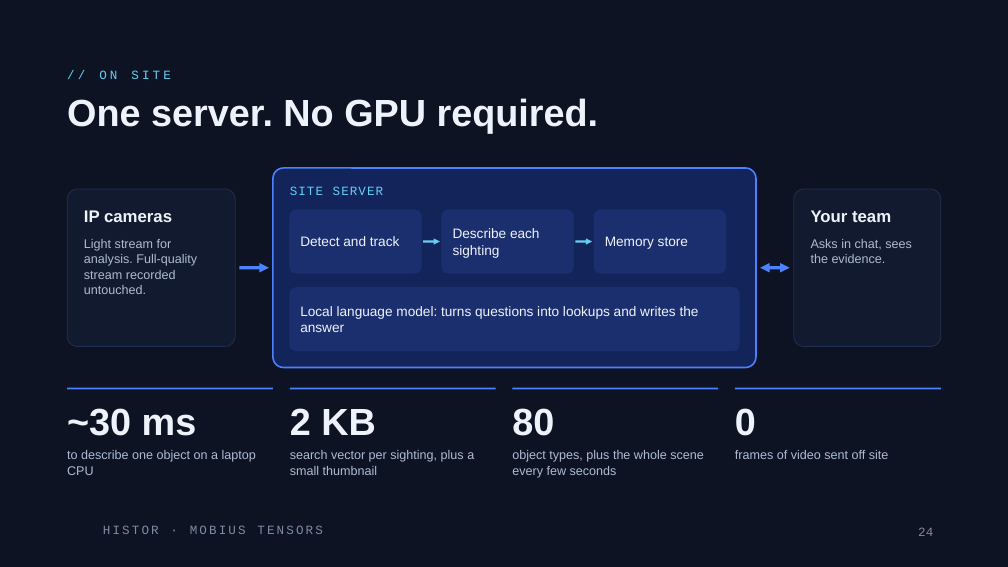
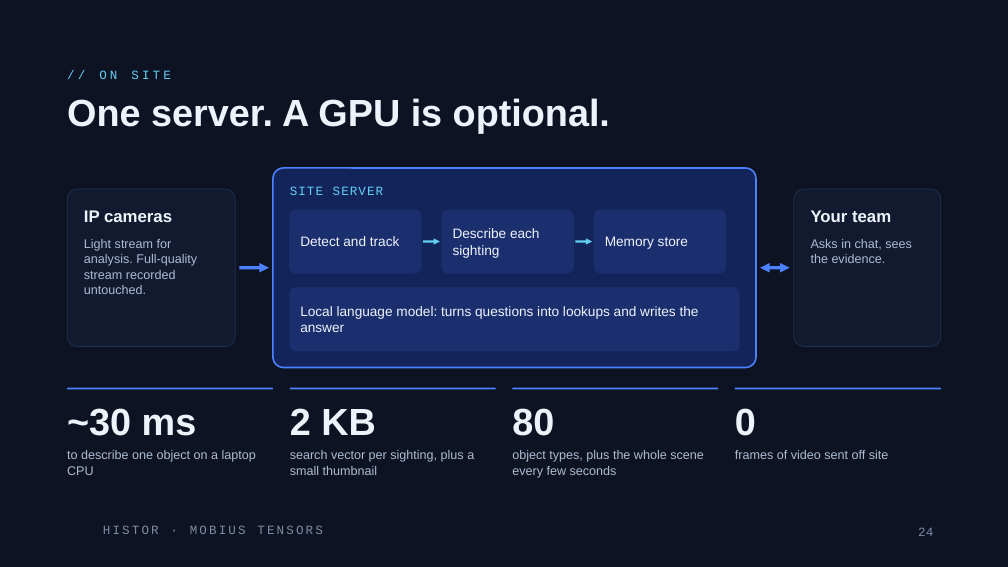
Before and after one commit to rachadlakis/mobius-tensors, a slide deck: slide 24 of projects/histor/docs/Histor.pptx. Drawn at 1008x567 pixels with LibreOffice and Linux fonts; fonts in the diff are those of the drawing; background and template pictures are left out. Boxes give left, top, right and bottom in pixels: in the first picture for what was removed or moved away, otherwise in the second. Text is boxed around its words. In the diff, an @@ line names an element or a change of style, - is before the commit and + after.

```diff
--- a/projects/histor/docs/Histor.pptx
+++ b/projects/histor/docs/Histor.pptx
@@ title at (67,98,610,134): text changed @@
-One server. No GPU required.
+One server. A GPU is optional.
```
Also in this commit, not shown: 3 other slides changed, 9 other files.
